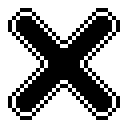
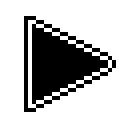
Comparing the layer stacks of the two 128 × 128 images. Changes:
hid "brush shape rectangle #3", painted on it over [8, 8, 120, 120]
added layer "animation playblack play" above "Background" over [24, 16, 116, 112]
